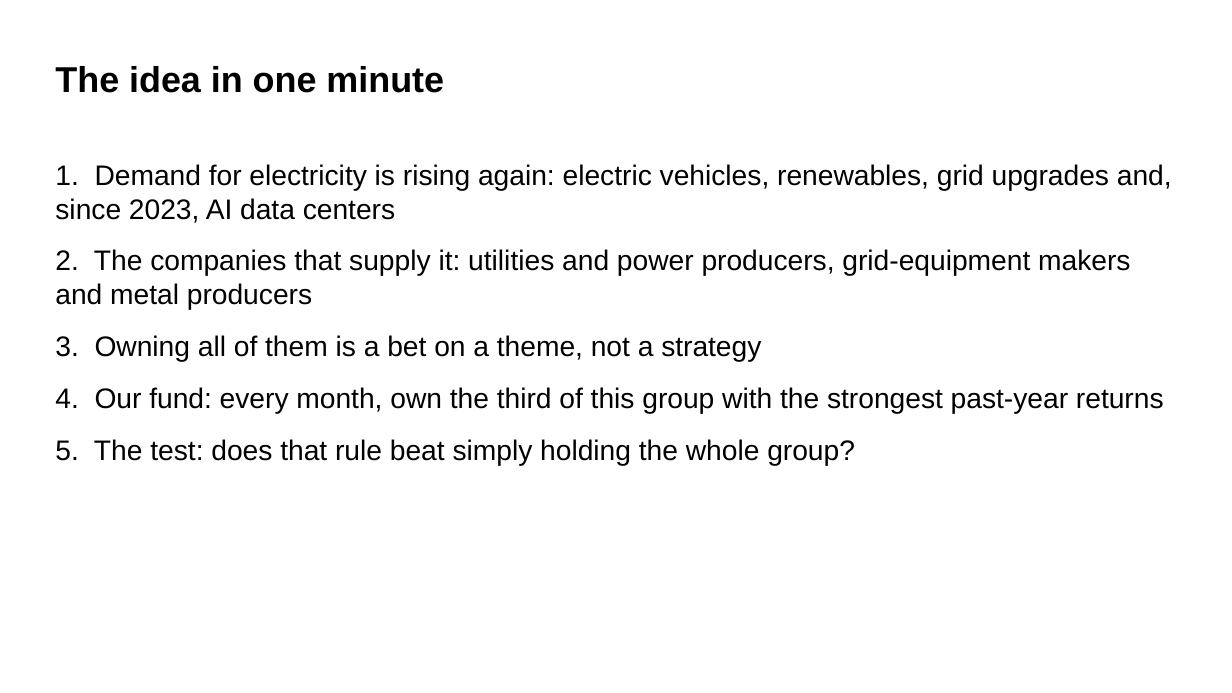
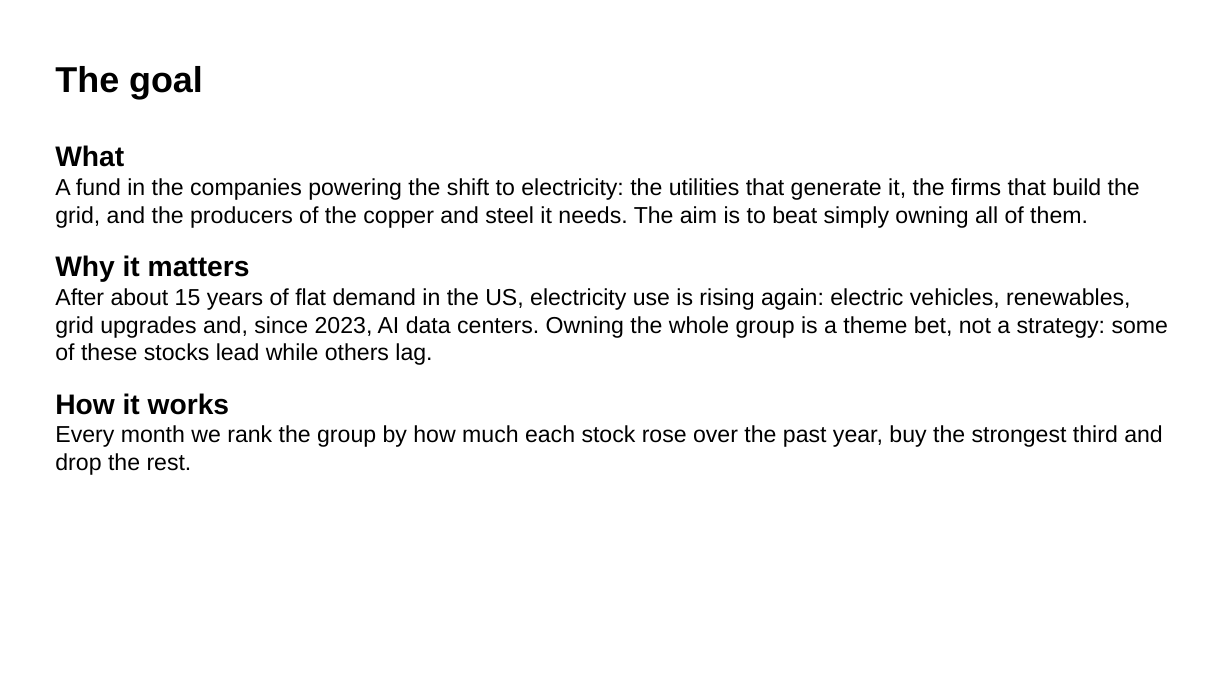
Before and after one commit to mateopreve-dev/quant-finance-project, a slide deck: slide 2 of fund_project/FundProject_Slides.pptx. Drawn at 1232x693 pixels with LibreOffice and Linux fonts; fonts in the diff are those of the drawing. Boxes give left, top, right and bottom in pixels: in the first picture for what was removed or moved away, otherwise in the second. Text is boxed around its words. In the diff, an @@ line names an element or a change of style, - is before the commit and + after.

```diff
--- a/fund_project/FundProject_Slides.pptx
+++ b/fund_project/FundProject_Slides.pptx
@@ title at [55,66,203,99]: text changed @@
-The idea in one minute
+The goal
@@ text at [55,145,1168,475]: text changed; size 22 to 18 pt @@
-1. Demand for electricity is rising again: electric vehicles, renewables, grid upgrades and, since 2023, AI data centers
-2. The companies that supply it: utilities and power producers, grid-equipment makers and metal producers
-3. Owning all of them is a bet on a theme, not a strategy
-4. Our fund: every month, own the third of this group with the strongest past-year returns
-5. The test: does that rule beat simply holding the whole group?
+What
+A fund in the companies powering the shift to electricity: the utilities that generate it, the firms that build the grid, and the producers of the copper and steel it needs. The aim is to beat simply owning all of them.
+Why it matters
+After about 15 years of flat demand in the US, electricity use is rising again: electric vehicles, renewables, grid upgrades and, since 2023, AI data centers. Owning the whole group is a theme bet, not a strategy: some of these stocks lead while others lag.
+How it works
+Every month we rank the group by how much each stock rose over the past year, buy the strongest third and drop the rest.
```
Also in this commit, not shown: 4 other slides changed, 1 slide added, 1 slide removed, 4 other files.
